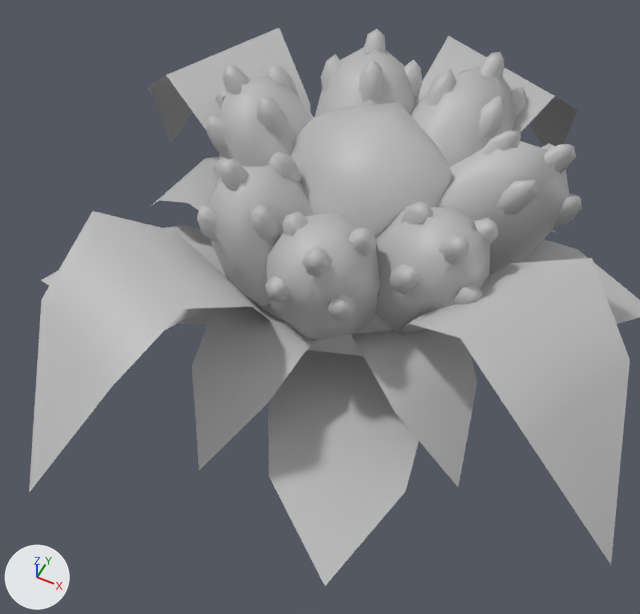
One commit to the FBX model SummerJam19/Assets/Models/Fauna/NewFlowers/Upgrade1/Red_Up_1.fbx: the scene before it, then after it.
The view is the same before and after, from a 50 mm lens placed at (3.08, -6.73, 8.2), pointed at (0.13, -0.83, 0.84). The axes (+X, +Y, +Z) are drawn at lower left. The lights are the same throughout. Where no turn or scale is listed for an object, it has been applied to the vertices.

Before the edit, the objects in view are built like this:
```python
me_mesh = bpy.data.meshes.new('Mesh')
me_mesh.from_pydata(...)  # 924 vertices, 656 faces; spans x -3.64..3.88, y -3.86..3.75, z -0.01..2.94
me_mesh.materials.append(mat_lambert15)  # grey #bcbcbc
ob_pplane80 = bpy.data.objects.new('pPlane80', me_mesh)
ob_pplane80.location = (0.0, 0.0, 0.0)
```
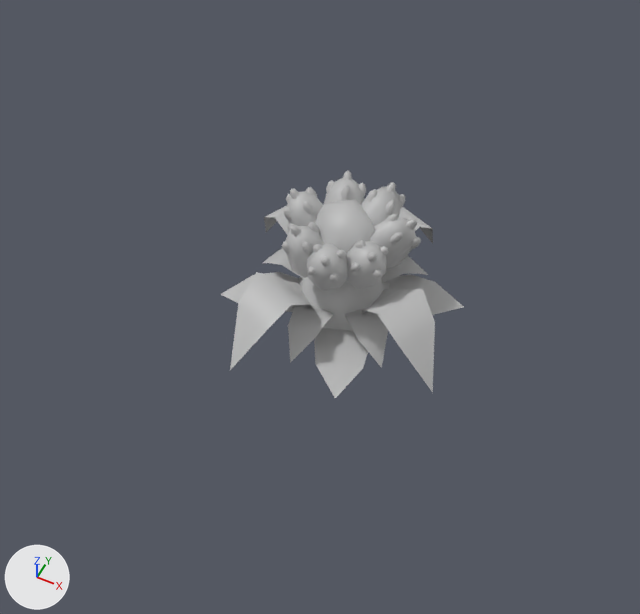
Changed parts and their boxes [x1, y1, x2, y2] in the pictures (640 x 614 px; the box of a moved part takes in the faces that stretch with it):
'pPlane80', reshaped: before [29, 28, 640, 586]; after [221, 171, 464, 398]
part 1 of me_mesh, moved or reshaped: before [268, 152, 302, 181]; after [308, 222, 320, 232]
part 2 of me_mesh, moved or reshaped: before [219, 158, 249, 190]; after [291, 225, 301, 236]
part 3 of me_mesh, moved or reshaped: before [197, 206, 218, 242]; after [282, 242, 290, 254]
part 4 of me_mesh, moved or reshaped: before [250, 205, 283, 245]; after [302, 241, 313, 255]
part 5 of me_mesh, moved or reshaped: before [213, 157, 229, 180]; after [287, 223, 294, 231]
part 6 of me_mesh, moved or reshaped: before [208, 165, 314, 306]; after [285, 226, 324, 278]
part 7 of me_mesh, moved or reshaped: before [267, 65, 299, 96]; after [306, 187, 317, 197]
part 8 of me_mesh, moved or reshaped: before [223, 65, 250, 94]; after [290, 188, 300, 199]
part 9 of me_mesh, moved or reshaped: before [207, 116, 229, 156]; after [284, 207, 292, 221]
part 10 of me_mesh, moved or reshaped: before [257, 97, 288, 138]; after [303, 201, 314, 216]
part 11 of me_mesh, moved or reshaped: before [215, 86, 226, 108]; after [286, 194, 290, 203]
part 12 of me_mesh, moved or reshaped: before [217, 76, 314, 166]; after [287, 191, 323, 226]
part 13 of me_mesh, moved or reshaped: before [404, 60, 422, 100]; after [359, 182, 366, 197]
part 14 of me_mesh, moved or reshaped: before [363, 29, 386, 54]; after [343, 171, 352, 180]
part 15 of me_mesh, moved or reshaped: before [321, 54, 342, 92]; after [326, 180, 334, 194]
part 16 of me_mesh, moved or reshaped: before [359, 59, 383, 102]; after [341, 184, 350, 200]
part 17 of me_mesh, moved or reshaped: before [315, 47, 417, 117]; after [323, 178, 364, 205]
part 18 of me_mesh, moved or reshaped: before [511, 87, 526, 119]; after [400, 194, 405, 208]
part 19 of me_mesh, moved or reshaped: before [477, 52, 504, 79]; after [386, 182, 396, 193]
part 20 of me_mesh, moved or reshaped: before [425, 69, 457, 106]; after [366, 189, 378, 202]
part 21 of me_mesh, moved or reshaped: before [478, 96, 507, 139]; after [385, 200, 396, 215]
part 22 of me_mesh, moved or reshaped: before [411, 67, 516, 167]; after [361, 186, 402, 227]
part 23 of me_mesh, moved or reshaped: before [29, 28, 640, 586]; after [221, 199, 464, 398]

The change, as a list of edits to the scene's bpy script:
```text
Change me_mesh:
    remove me_mesh.from_pydata(...)  # 924 vertices, 656 faces; spans x -3.64..3.88, y -3.86..3.75, z -0.01..2.94
    add me_mesh.from_pydata(...)  # 924 vertices, 656 faces; spans x -1.44..1.54, y -1.53..1.49, z 0.0..1.65
    me_mesh part 1: the loose piece of 17 vertices spanning x -0.5..-0.21, y -0.78..-0.48, z 2.3..2.69 is scaled about its middle by 0.396, then moved by (0.15, 0.31, -1.02)
    me_mesh part 2: the loose piece of 17 vertices spanning x -0.82..-0.54, y -1.21..-0.94, z 2.49..2.8 is scaled about its middle by 0.396, then moved by (0.35, 0.58, -1.11)
    me_mesh part 3: the loose piece of 17 vertices spanning x -0.98..-0.72, y -1.46..-1.22, z 1.87..2.33 is scaled about its middle by 0.396, then moved by (0.45, 0.74, -0.78)
    me_mesh part 4: the loose piece of 17 vertices spanning x -0.38..-0.1, y -1.41..-1.15, z 2.08..2.52 is scaled about its middle by 0.396, then moved by (0.08, 0.7, -0.9)
    me_mesh part 5: the loose piece of 17 vertices spanning x -1.11..-0.88, y -0.88..-0.57, z 2.0..2.48 is scaled about its middle by 0.396, then moved by (0.54, 0.37, -0.87)
    me_mesh part 6: the loose piece of 17 vertices spanning x -1.07..0.31, y -1.45..-0.05, z 1.17..2.67 is scaled about its middle by 0.396, then moved by (0.17, 0.39, -0.68)
    me_mesh part 7: the loose piece of 17 vertices spanning x -1.17..-0.85, y 0.41..0.68, z 2.38..2.8 is scaled about its middle by 0.396, then moved by (0.55, -0.4, -1.08)
    me_mesh part 8: the loose piece of 17 vertices spanning x -1.48..-1.17, y -0.04..0.24, z 2.64..2.94 is scaled about its middle by 0.396, then moved by (0.74, -0.13, -1.2)
    me_mesh part 9: the loose piece of 17 vertices spanning x -1.48..-1.19, y -0.42..-0.18, z 2.08..2.53 is scaled about its middle by 0.396, then moved by (0.74, 0.12, -0.91)
    me_mesh part 10: the loose piece of 17 vertices spanning x -0.97..-0.63, y -0.21..0.05, z 2.42..2.82 is scaled about its middle by 0.396, then moved by (0.42, -0.02, -1.1)
    me_mesh part 11: the loose piece of 17 vertices spanning x -1.7..-1.49, y 0.16..0.43, z 2.01..2.49 is scaled about its middle by 0.396, then moved by (0.9, -0.25, -0.87)
    me_mesh part 12: the loose piece of 17 vertices spanning x -1.64..-0.18, y -0.49..0.86, z 1.3..2.82 is scaled about its middle by 0.396, then moved by (0.49, -0.18, -0.76)
    me_mesh part 13: the loose piece of 17 vertices spanning x -0.06..0.21, y 1.5..1.8, z 2.06..2.5 is scaled about its middle by 0.396, then moved by (-0.11, -1.06, -0.89)
    me_mesh part 14: the loose piece of 17 vertices spanning x -0.53..-0.23, y 1.46..1.75, z 2.47..2.77 is scaled about its middle by 0.396, then moved by (0.17, -1.04, -1.1)
    me_mesh part 15: the loose piece of 17 vertices spanning x -0.88..-0.66, y 1.1..1.43, z 2.09..2.5 is scaled about its middle by 0.396, then moved by (0.4, -0.83, -0.9)
    me_mesh part 16: the loose piece of 17 vertices spanning x -0.34..-0.04, y 0.89..1.26, z 2.36..2.72 is scaled about its middle by 0.396, then moved by (0.05, -0.72, -1.05)
    me_mesh part 17: the loose piece of 17 vertices spanning x -0.89..0.42, y 0.42..1.9, z 1.15..2.65 is scaled about its middle by 0.396, then moved by (0.08, -0.77, -0.66)
    me_mesh part 18: the loose piece of 17 vertices spanning x 1.17..1.42, y 1.62..1.88, z 2.02..2.48 is scaled about its middle by 0.396, then moved by (-0.84, -1.12, -0.87)
    me_mesh part 19: the loose piece of 17 vertices spanning x 0.85..1.13, y 1.43..1.72, z 2.61..2.92 is scaled about its middle by 0.396, then moved by (-0.66, -1.02, -1.18)
    me_mesh part 20: the loose piece of 17 vertices spanning x 0.44..0.74, y 1.06..1.37, z 2.39..2.78 is scaled about its middle by 0.396, then moved by (-0.42, -0.8, -1.07)
    me_mesh part 21: the loose piece of 17 vertices spanning x 1.09..1.34, y 0.95..1.28, z 2.27..2.71 is scaled about its middle by 0.396, then moved by (-0.79, -0.74, -1.02)
    me_mesh part 22: the loose piece of 17 vertices spanning x 0.02..1.42, y 0.5..1.92, z 1.3..2.79 is scaled about its middle by 0.396, then moved by (-0.5, -0.8, -0.75)
    me_mesh part 23: 516 of 924 vertices moved; they spanned x -3.64..3.88, y -3.86..3.75, z -0.01..2.79 and now span x -1.44..1.54, y -1.53..1.49, z 0.0..1.63; mean shift (-0.5, 0.16, -0.77); largest move (3.88, -1.95, 0.03) -> (1.54, -0.77, 0.01)
```
